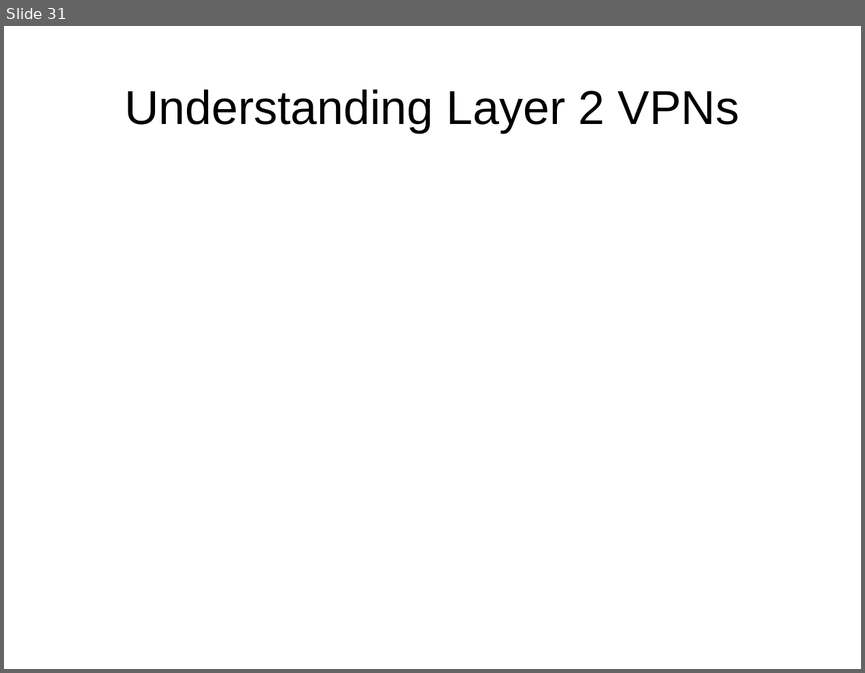
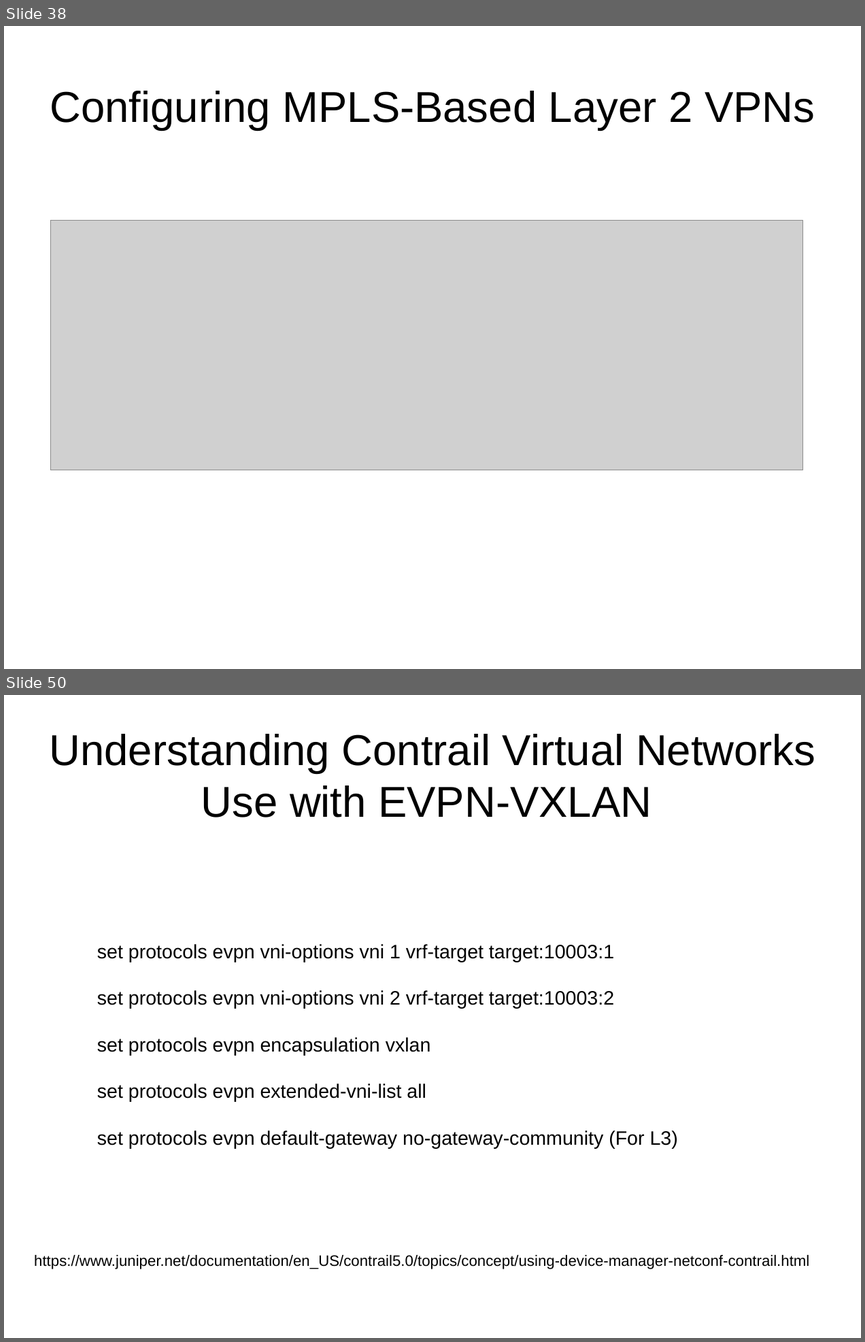
Before and after one commit to hoangphuocbk/tungsten-document, a slide deck: Networking-Tungsten.pptx. Shown one above the other, each under a label of ours: slide 31 before the commit, slides 38 and 50 after it; the slides between them are not shown. The pictures are 865x673 and 865x1342 pixels, drawn with LibreOffice and Linux fonts; fonts in the diff are those of the drawing; grey boxes stand for pictures; background and template pictures are left out. Boxes give left, top, right and bottom in pixels: in the first picture for what was removed or moved away, otherwise in the second. Text is boxed around its words. In the diff, an @@ line names an element or a change of style, - is before the commit and + after.

Commit message:
add evpn vxlan layer3

```diff
--- a/Networking-Tungsten.pptx
+++ b/Networking-Tungsten.pptx
@@ slide 50 added at [4,695,861,1338], background picture (left out) @@
@@ text added at [49,734,815,817], 40 pt, text #000000 @@
+Understanding Contrail Virtual Networks Use with EVPN-VXLAN
@@ text added at [97,944,678,1149], 18 pt, text #000000 @@
+set protocols evpn vni-options vni 1 vrf-target target:10003:1
+set protocols evpn vni-options vni 2 vrf-target target:10003:2
+set protocols evpn encapsulation vxlan
+set protocols evpn extended-vni-list all
+set protocols evpn default-gateway no-gateway-community (For L3)
@@ text added at [34,1255,809,1269], 14 pt, text #000000 @@
+https://www.juniper.net/documentation/en_US/contrail5.0/topics/concept/using-device-manager-netconf-contrail.html
@@ what was slide 31 is now slide 38 @@
@@ slide 38 changed as well @@
@@ text at [50,91,815,130]: text changed; size 44 to 40 pt @@
-Understanding Layer 2 VPNs
+Configuring MPLS-Based Layer 2 VPNs
@@ picture added at [51,220,803,470] @@
```
Also in this commit, not shown: 3 other slides changed, 27 other slides added, 1 slide removed, 2 other files.
